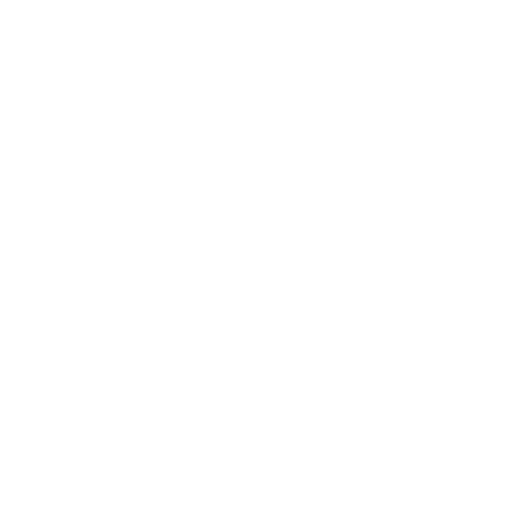
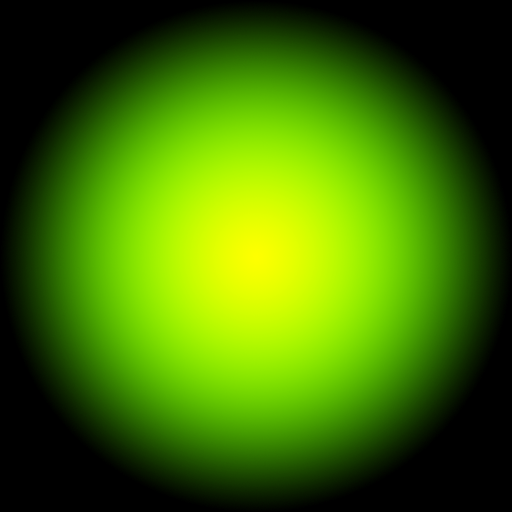
The second 512x512 image is a revision of the first. Changes to its layers:
added layer "depth" (addition) above "density" over [1, 1, 512, 512]
renamed "Layer 1" to "density", painted on it over [1, 1, 512, 512]
added layer "Color Fill 1" over [0, 0, 512, 512]
